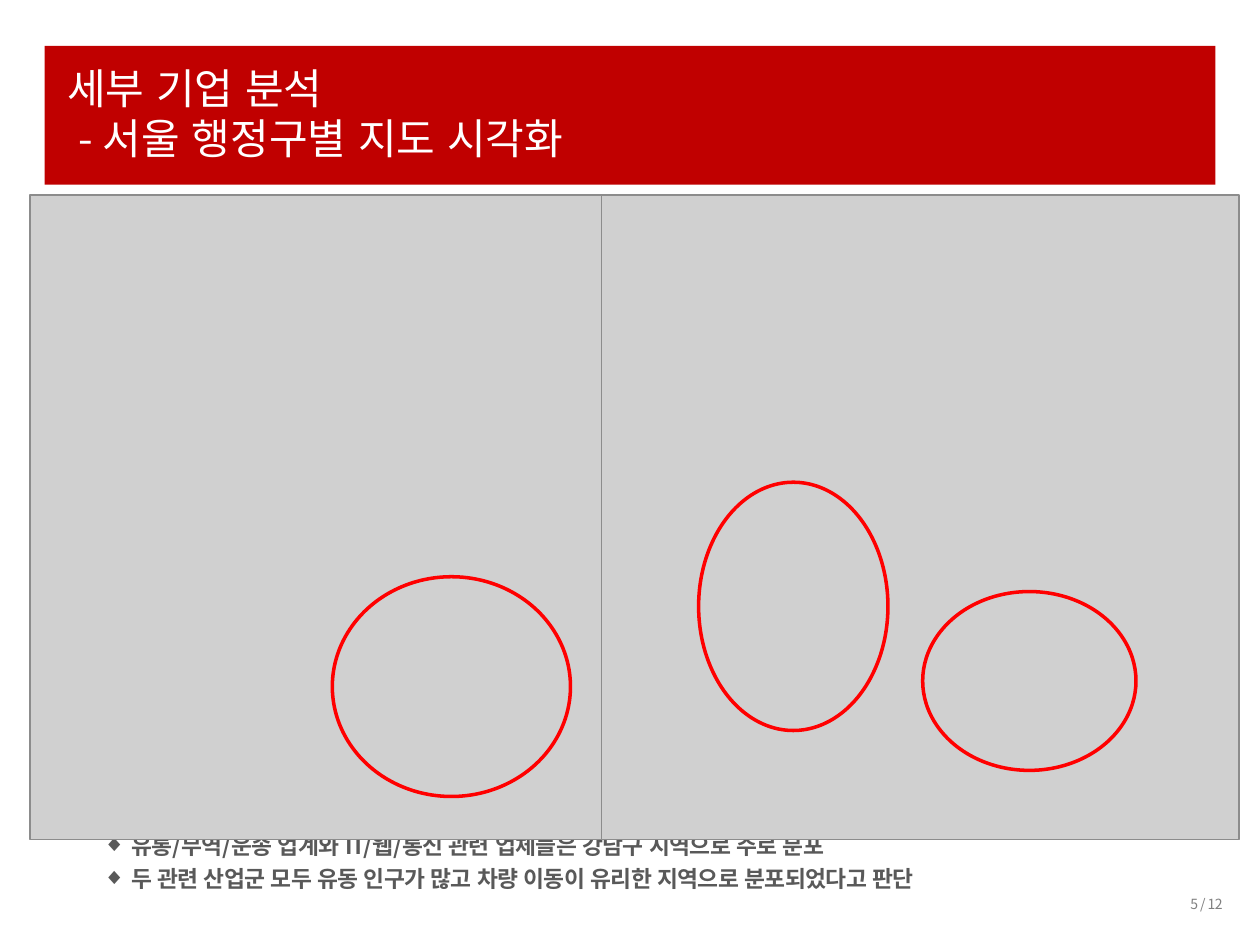
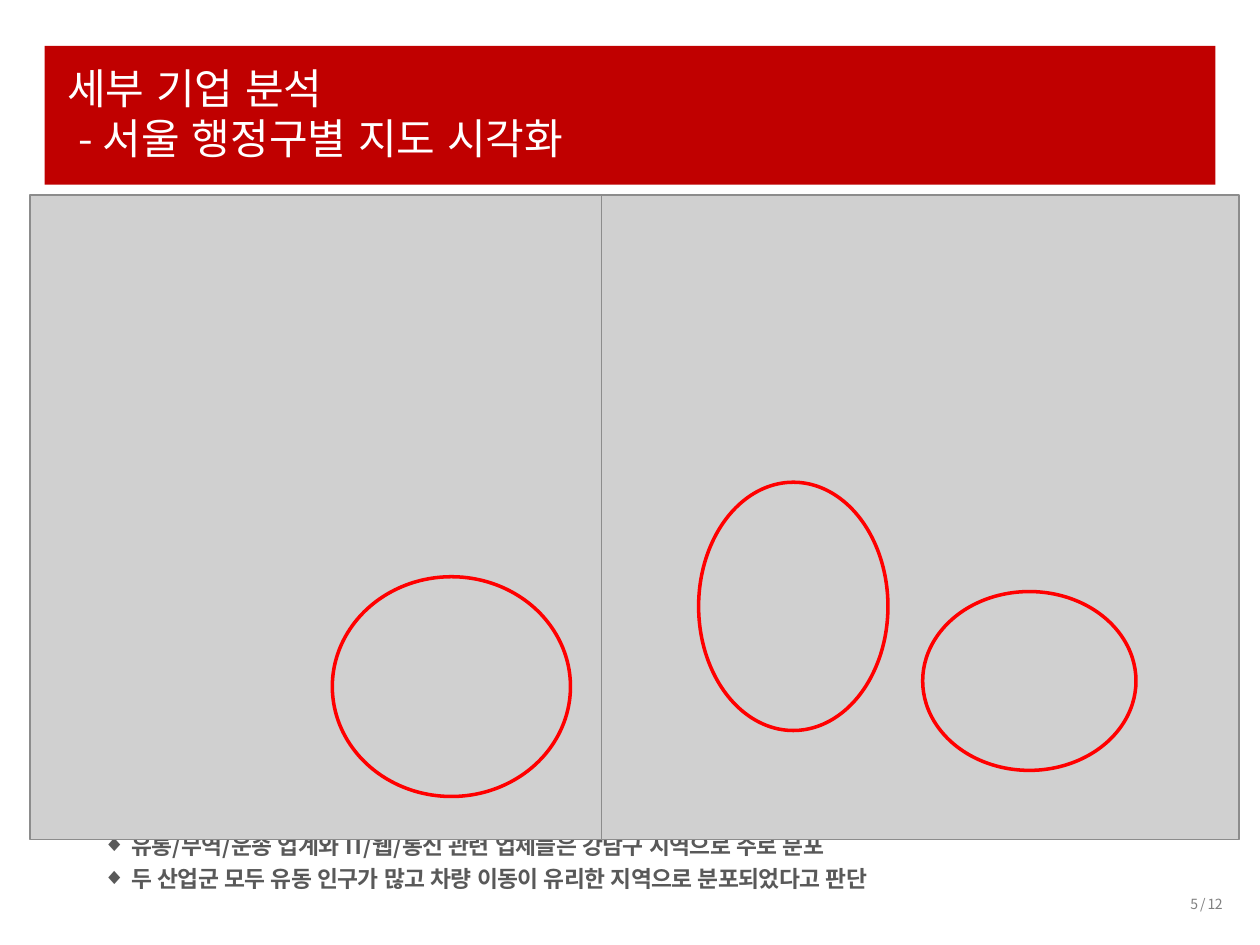
Before and after one commit to ParkHwan/R-studio, a slide deck: slide 5 of project/발표용(박 환).pptx. Drawn at 1260x945 pixels with LibreOffice and Linux fonts; fonts in the diff are those of the drawing; grey boxes stand for pictures. Boxes give left, top, right and bottom in pixels: in the first picture for what was removed or moved away, otherwise in the second. Text is boxed around its words. In the diff, an @@ line names an element or a change of style, - is before the commit and + after.

Commit message:
041501_P1

```diff
--- a/project/발표용(박 환).pptx
+++ b/project/발표용(박 환).pptx
@@ text at [131,868,867,889]: text changed @@
-◆ 두 관련 산업군 모두 유동 인구가 많고 차량 이동이 유리한 지역으로 분포되었다고 판단
+◆ 두 산업군 모두 유동 인구가 많고 차량 이동이 유리한 지역으로 분포되었다고 판단
```
Also in this commit, not shown: 1 other slide changed, 1 slide removed.
